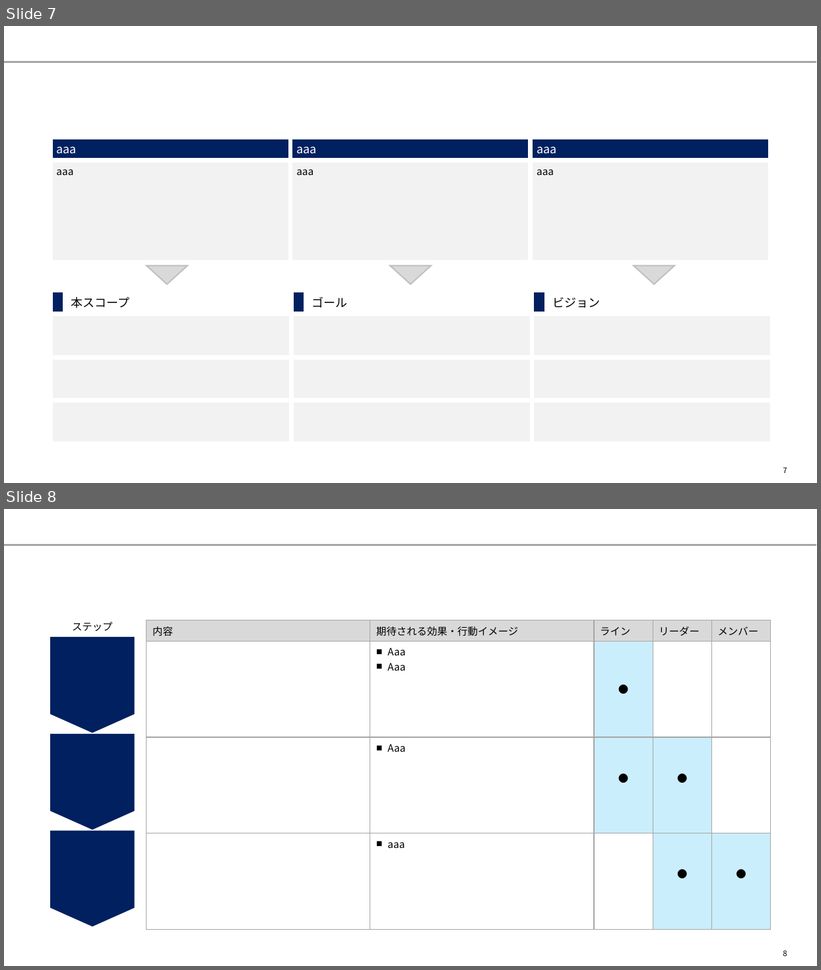
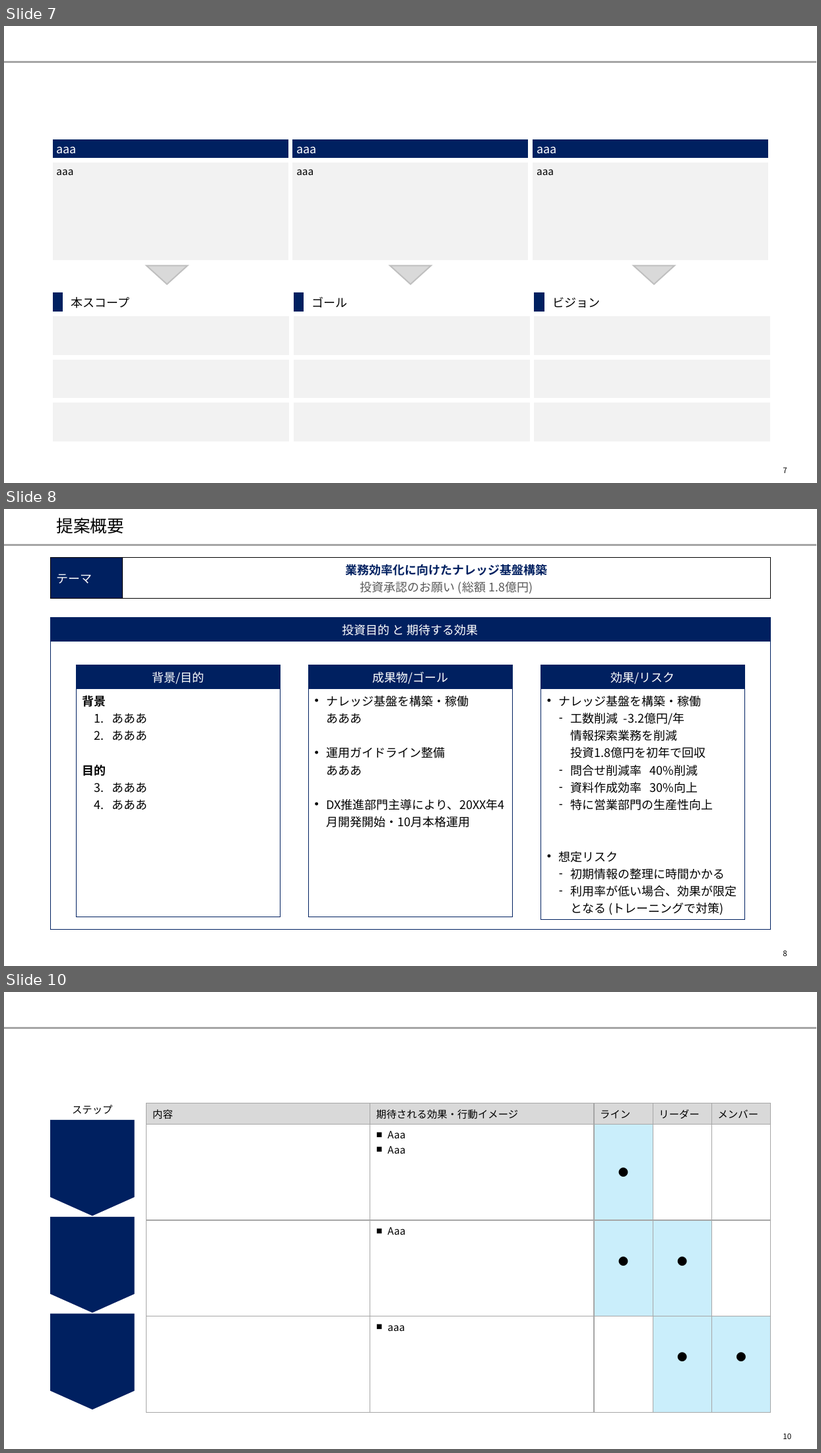
Before and after one commit to yuzucha16/dotfiles, a slide deck: office/Blank.potx. Shown one above the other, each under a label of ours: slides 7 and 8 before the commit, slides 7, 8 and 10 after it; the slides between them are not shown. The pictures are 821x970 and 821x1453 pixels, drawn with LibreOffice and Linux fonts; fonts in the diff are those of the drawing. Boxes give left, top, right and bottom in pixels: in the first picture for what was removed or moved away, otherwise in the second. Text is boxed around its words. In the diff, an @@ line names an element or a change of style, - is before the commit and + after.

```diff
--- a/office/Blank.potx
+++ b/office/Blank.potx
@@ slide 8 added at box(4, 509, 817, 966), background #FFFFFF; not listed: 1 template element that a slide beside it also shows @@
@@ title added at box(56, 518, 124, 533), 20 pt, text #000000 @@
+提案概要
@@ table added at box(50, 558, 771, 597), 1 rows, 2 columns @@
+テーマ | 業務効率化に向けたナレッジ基盤構築 / 投資承認のお願い (総額 1.8億円)
@@ table added at box(50, 618, 771, 930), 2 rows, 1 columns @@
+投資目的 と 期待する効果
+
@@ table added at box(76, 665, 281, 917), 2 rows, 1 columns @@
+背景/目的
+背景 / あああ / あああ / 目的 / あああ / あああ
@@ table added at box(308, 665, 513, 917), 2 rows, 1 columns @@
+成果物/ゴール
+ナレッジ基盤を構築・稼働 / あああ / 運用ガイドライン整備 / あああ / DX推進部門主導により、20XX年4月開発開始・10月本格運用
@@ table added at box(541, 665, 746, 918), 2 rows, 1 columns @@
+効果/リスク
+ナレッジ基盤を構築・稼働 / 工数削減 -3.2億円/年 / 情報探索業務を削減 / 投資1.8億円を初年で回収 / 問合せ削減率 40%削減 / 資料作成効率 30%向上 / 特に営業部門の生産性向上 / 想定リスク / 初期情報の整理に時間かかる / 利用率が低い場合、効果が限定となる (トレーニングで対策)
@@ page number added at box(783, 951, 787, 956), 9 pt, text #000000 @@
+8
@@ what was slide 8 is now slide 10 @@
@@ page number at box(783, 1434, 791, 1439): text changed @@
-8
+10
```
Also in this commit, not shown: 3 slides changed, 3 other slides added, 1 slide removed.
